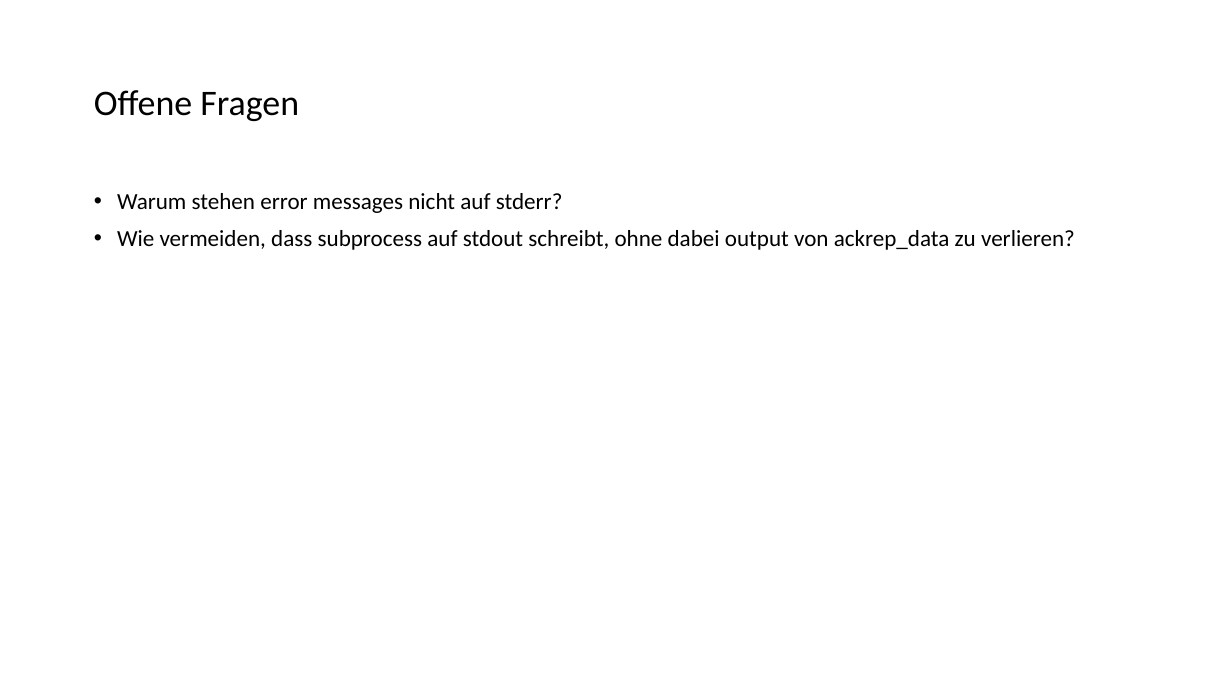
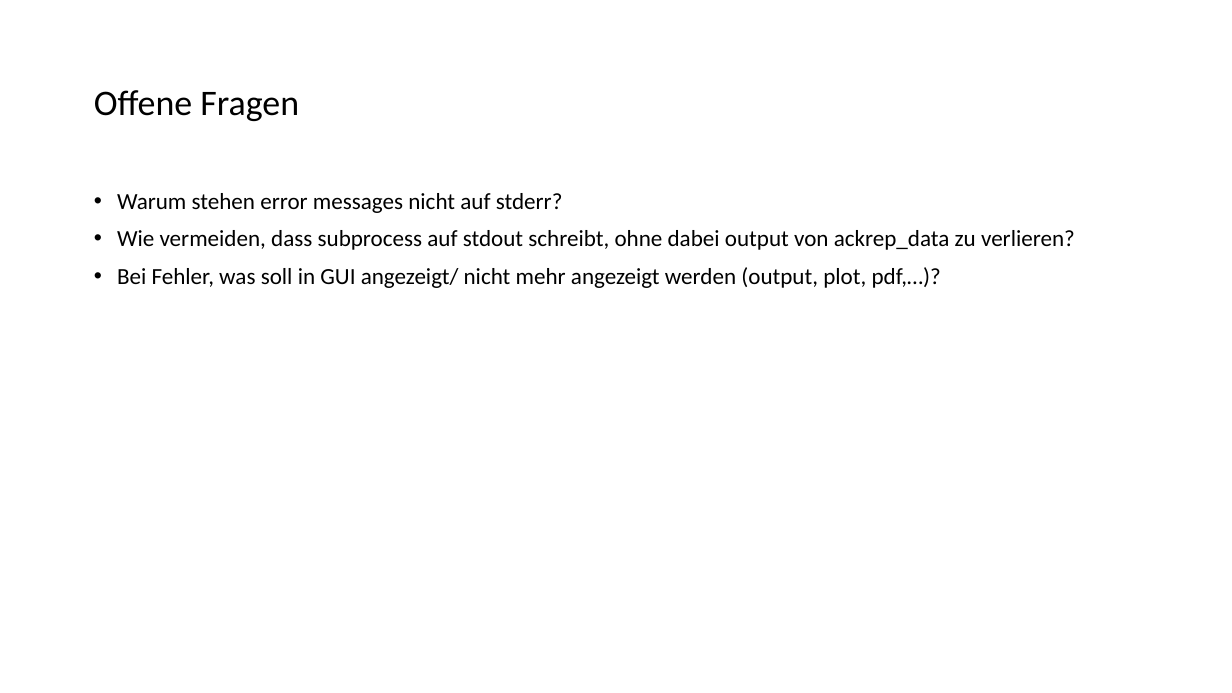
Before and after one commit to ackrep-org/ackrep_core, a slide deck: slide 3 of doc/devdoc/Anforderungen an Fehleranzeige.pptx. Drawn at 1232x693 pixels with LibreOffice and Linux fonts; fonts in the diff are those of the drawing. Boxes give left, top, right and bottom in pixels: in the first picture for what was removed or moved away, otherwise in the second. Text is boxed around its words. In the diff, an @@ line names an element or a change of style, - is before the commit and + after.

Commit message:
feat: overhaul of GUI w.r.t. debug and output messages

```diff
--- a/doc/devdoc/Anforderungen an Fehleranzeige.pptx
+++ b/doc/devdoc/Anforderungen an Fehleranzeige.pptx
@@ text at (117, 267, 941, 288): paragraph added @@
+• Bei Fehler, was soll in GUI angezeigt/ nicht mehr angezeigt werden (output, plot, pdf,…)?
```
Also in this commit, not shown: 3 other files.
